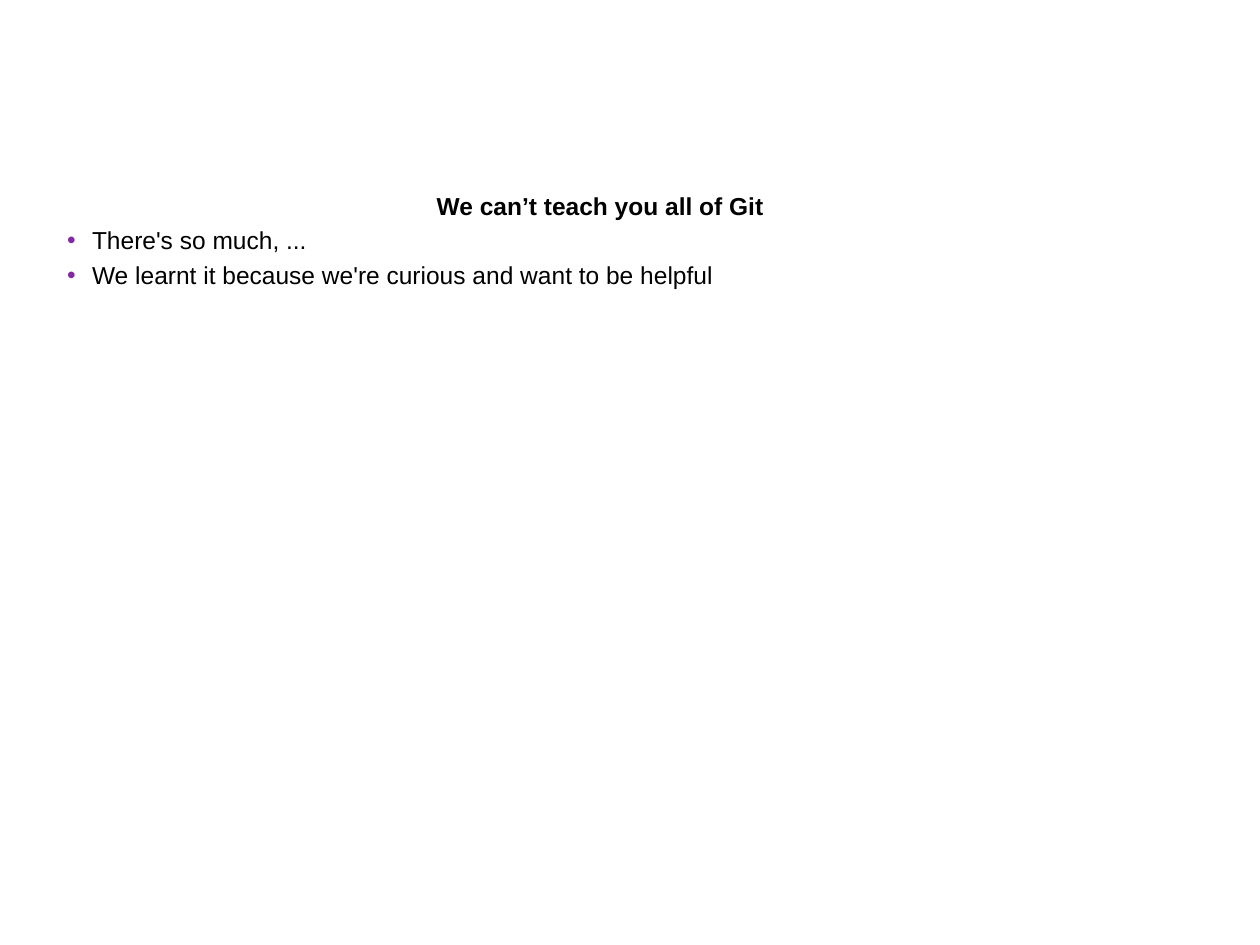
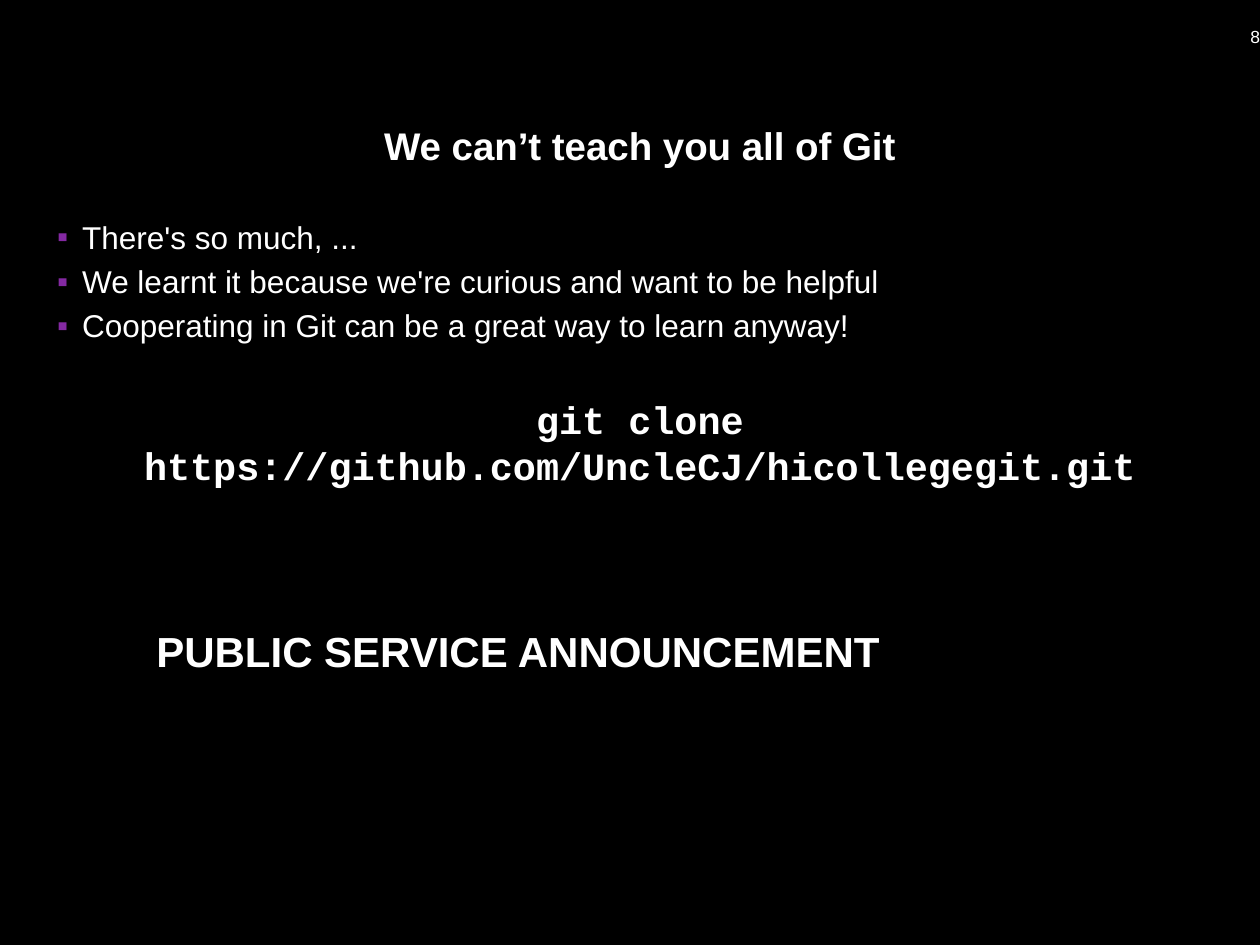
Before and after one commit to UncleCJ/hicollegegit, a slide deck: slide 8 of Intro_to_SCM_and_Git-presentation.pptm (slide 10 before the commit). Drawn at 1260x945 pixels with LibreOffice and Linux fonts; fonts in the diff are those of the drawing; background and template pictures are left out. Boxes give left, top, right and bottom in pixels: in the first picture for what was removed or moved away, otherwise in the second. Text is boxed around its words. In the diff, an @@ line names an element or a change of style, - is before the commit and + after.

```diff
--- a/Intro_to_SCM_and_Git-presentation.pptm
+++ b/Intro_to_SCM_and_Git-presentation.pptm
@@ background #FFFFFF to #000000 @@
@@ page number at (x1=1250, y1=30, x2=1260, y2=43): vertical alignment middle to top @@
@@ page number at (x1=1250, y1=30, x2=1260, y2=43): text changed; size 9 to 10 pt @@
-10
+8
@@ text "We can’t teach you all ..." moved from (x1=92, y1=197, x2=763, y2=289) to (x1=82, y1=132, x2=1135, y2=488) @@
@@ text at (x1=82, y1=132, x2=895, y2=299): size 14 to 22 pt in "We can’t teach you all of Git"; text colour #000000 to #FFFFFF in "We can’t teach you all of Git", "There's so much, ...", "We learnt it because we're curious and ..."; size 14 to 18 pt in "There's so much, ...", "We learnt it because we're curious and ..."; more space between paragraphs; bullet • to ▪ @@
@@ text at (x1=82, y1=314, x2=1135, y2=488): paragraphs added @@
+▪ Cooperating in Git can be a great way to learn anyway!
+git clone https://github.com/UncleCJ/hicollegegit.git
@@ title at (x1=156, y1=637, x2=880, y2=668): text changed; size 14 to 24 pt; bold on @@
-Public service announcement
+PUBLIC SERVICE ANNOUNCEMENT
```
Also in this commit, not shown: 1 other slide changed, 3 slides added.
